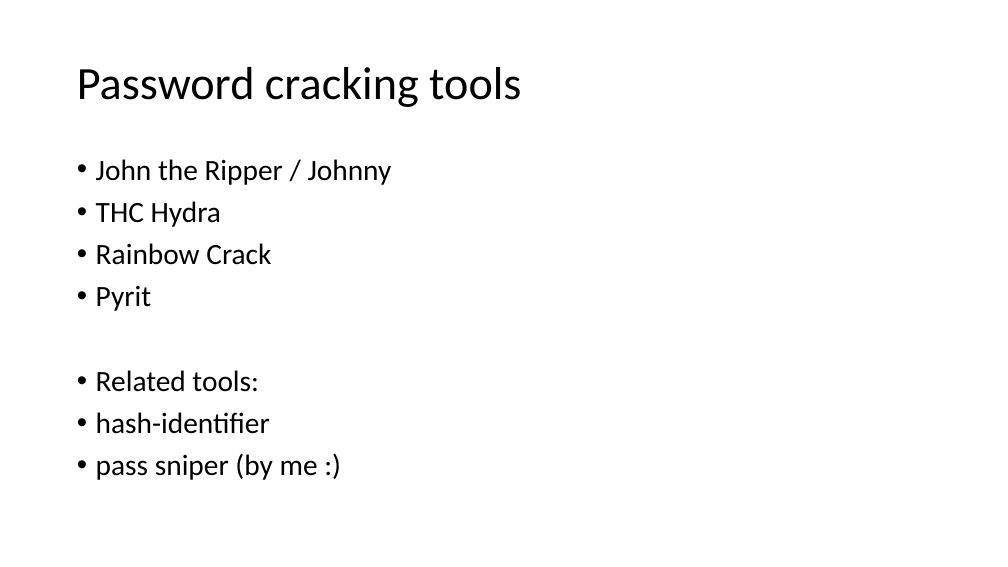
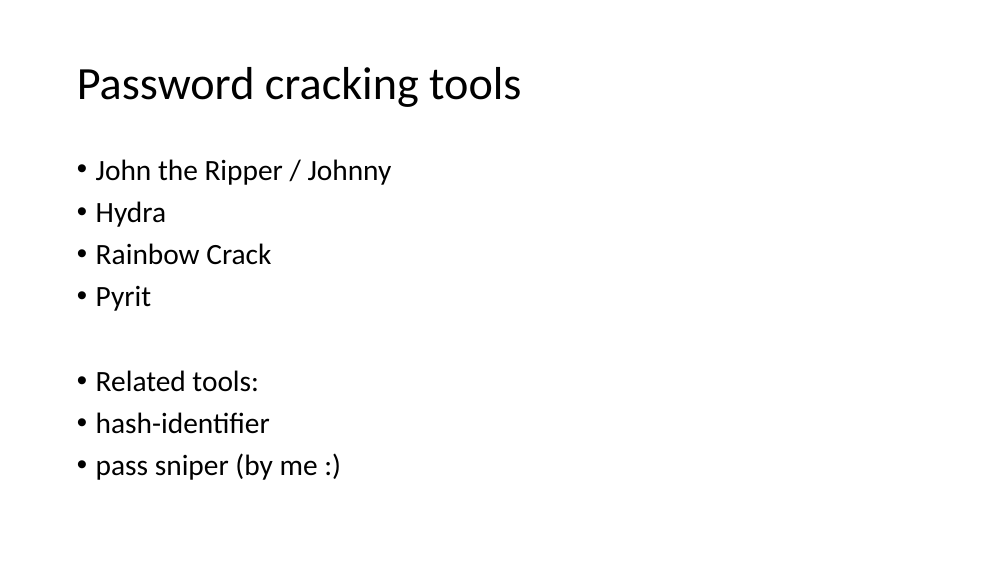
Before and after one commit to koga73/security-test, a slide deck: slide 33 of documents/Ethical_Hacking_101.pptx. Drawn at 1008x567 pixels with LibreOffice and Linux fonts; fonts in the diff are those of the drawing. Boxes give left, top, right and bottom in pixels: in the first picture for what was removed or moved away, otherwise in the second. Text is boxed around its words. In the diff, an @@ line names an element or a change of style, - is before the commit and + after.

Commit message:
updated presentation

```diff
--- a/documents/Ethical_Hacking_101.pptx
+++ b/documents/Ethical_Hacking_101.pptx
@@ text at [96, 201, 166, 227]: text changed @@
-• THC Hydra
+• Hydra
```
Also in this commit, not shown: 2 slides added.
